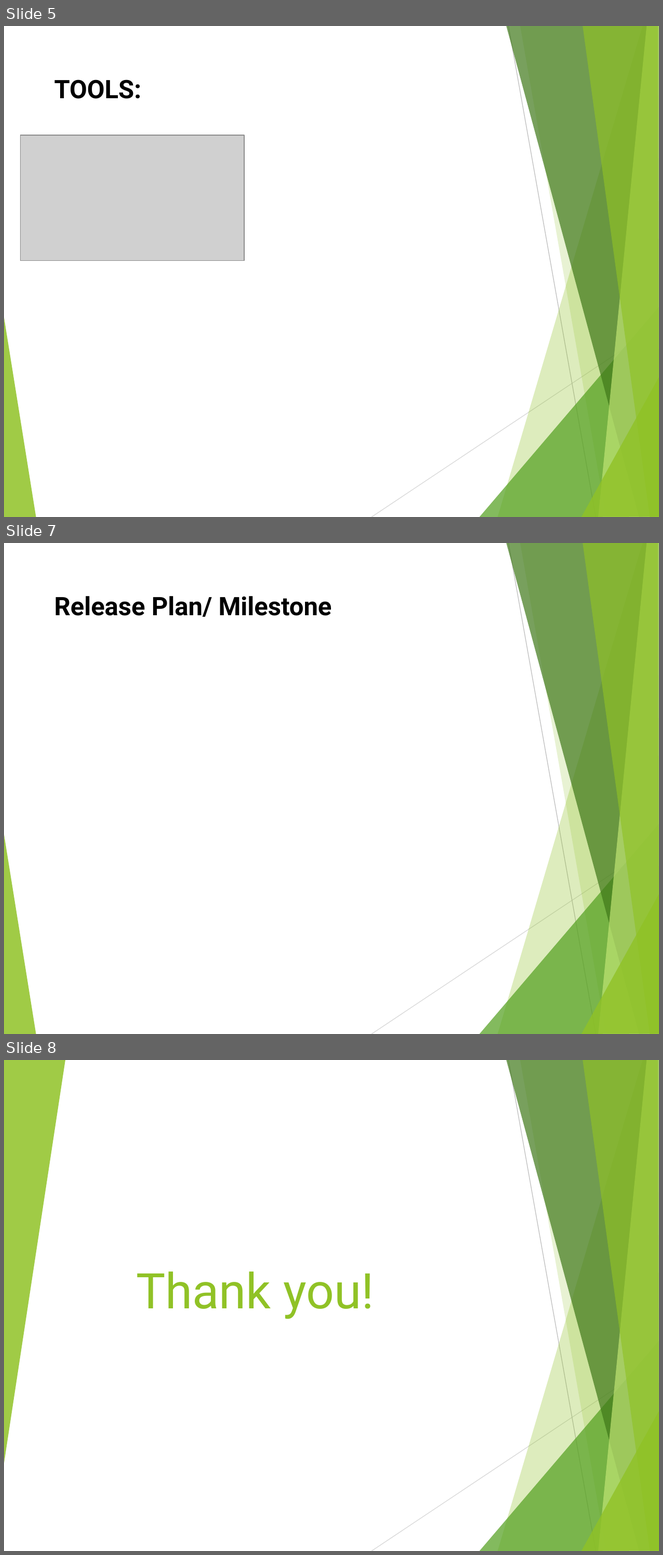
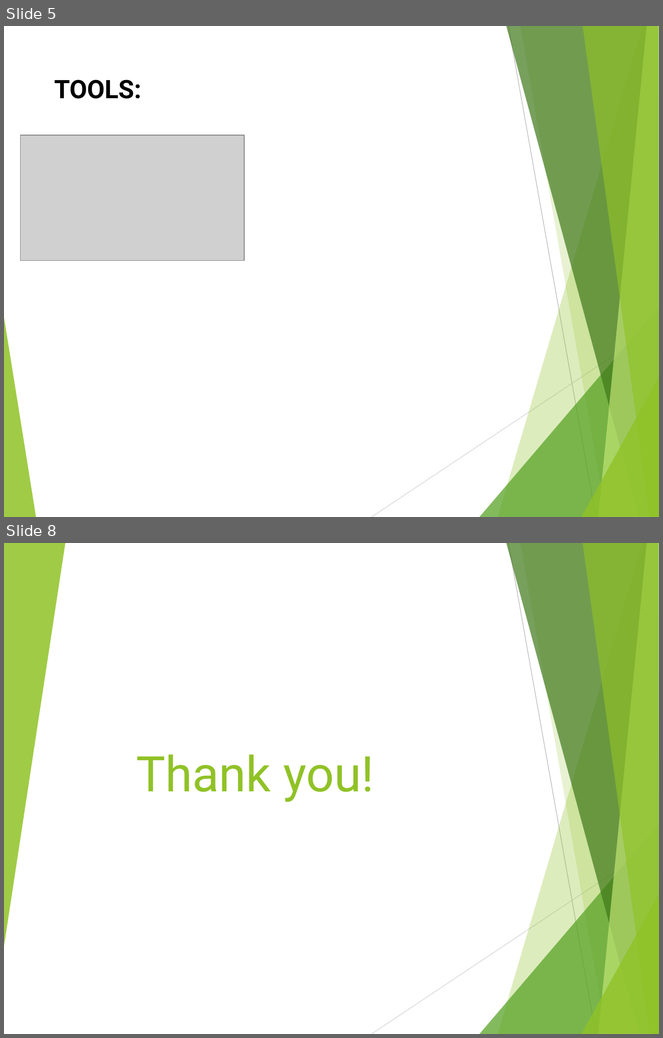
Before and after one commit to nsuspring2019cse299sec4/Group-3, a slide deck: project idea slides.pptx. Shown one above the other, each under a label of ours: slides 5, 7 and 8 before the commit, slides 5 and 8 after it; the slides between them are not shown. The pictures are 663x1555 and 663x1038 pixels, drawn with LibreOffice and Linux fonts; fonts in the diff are those of the drawing; grey boxes stand for pictures. Boxes give left, top, right and bottom in pixels: in the first picture for what was removed or moved away, otherwise in the second. Text is boxed around its words. In the diff, an @@ line names an element or a change of style, - is before the commit and + after.

```diff
--- a/project idea slides.pptx
+++ b/project idea slides.pptx
@@ slide 7 removed at [4,543,659,1034], background #FFFFFF; not listed: 10 template elements that a slide beside it also shows @@
@@ title removed at [54,596,332,617] @@
-Release Plan/ Milestone
```
Also in this commit, not shown: 1 slide changed, 1 slide added.
